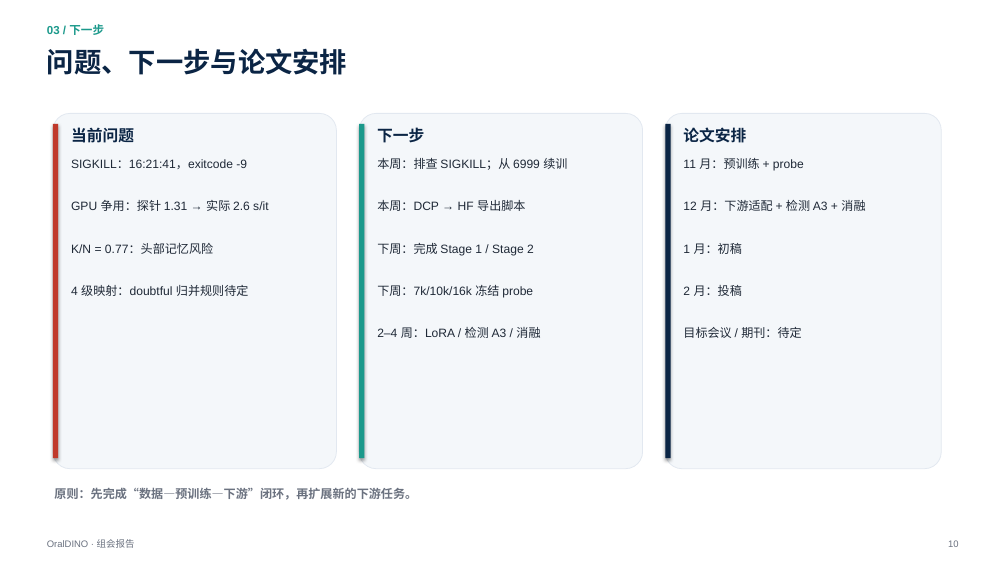
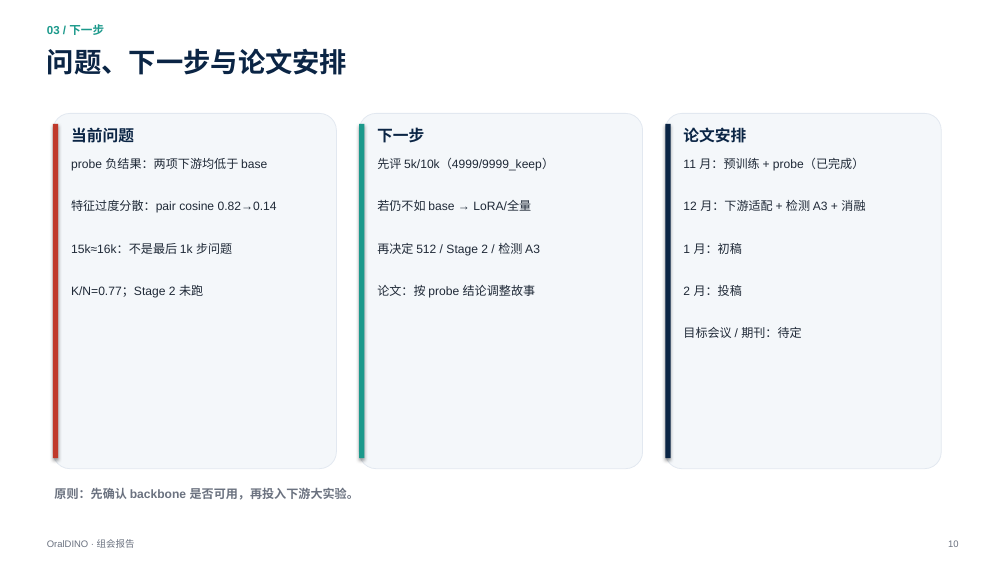
Before and after one commit to XiaoHG/MRG-05-Tooth-Seg, a slide deck: slide 10 of group-meeting/20261111/OralDINO_group_meeting_20261111_10min.pptx. Drawn at 1008x567 pixels with LibreOffice and Linux fonts; fonts in the diff are those of the drawing. Boxes give left, top, right and bottom in pixels: in the first picture for what was removed or moved away, otherwise in the second. Text is boxed around its words. In the diff, an @@ line names an element or a change of style, - is before the commit and + after.

```diff
--- a/group-meeting/20261111/OralDINO_group_meeting_20261111_10min.pptx
+++ b/group-meeting/20261111/OralDINO_group_meeting_20261111_10min.pptx
@@ text at [71,158,277,297]: text changed @@
-SIGKILL：16:21:41，exitcode -9
-GPU 争用：探针 1.31 → 实际 2.6 s/it
-K/N = 0.77：头部记忆风险
-4 级映射：doubtful 归并规则待定
+probe 负结果：两项下游均低于 base
+特征过度分散：pair cosine 0.82→0.14
+15k≈16k：不是最后 1k 步问题
+K/N=0.77；Stage 2 未跑
@@ text at [377,158,554,297]: text changed @@
-本周：排查 SIGKILL；从 6999 续训
-本周：DCP → HF 导出脚本
-下周：完成 Stage 1 / Stage 2
-下周：7k/10k/16k 冻结 probe
-2–4 周：LoRA / 检测 A3 / 消融
+先评 5k/10k（4999/9999_keep）
+若仍不如 base → LoRA/全量
+再决定 512 / Stage 2 / 检测 A3
+论文：按 probe 结论调整故事
@@ text at [683,158,864,170]: text changed @@
-11 月：预训练 + probe
+11 月：预训练 + probe（已完成）
@@ text at [54,487,359,500]: text changed @@
-原则：先完成“数据—预训练—下游”闭环，再扩展新的下游任务。
+原则：先确认 backbone 是否可用，再投入下游大实验。
```
Also in this commit, not shown: 3 other slides changed, 4 other files.
